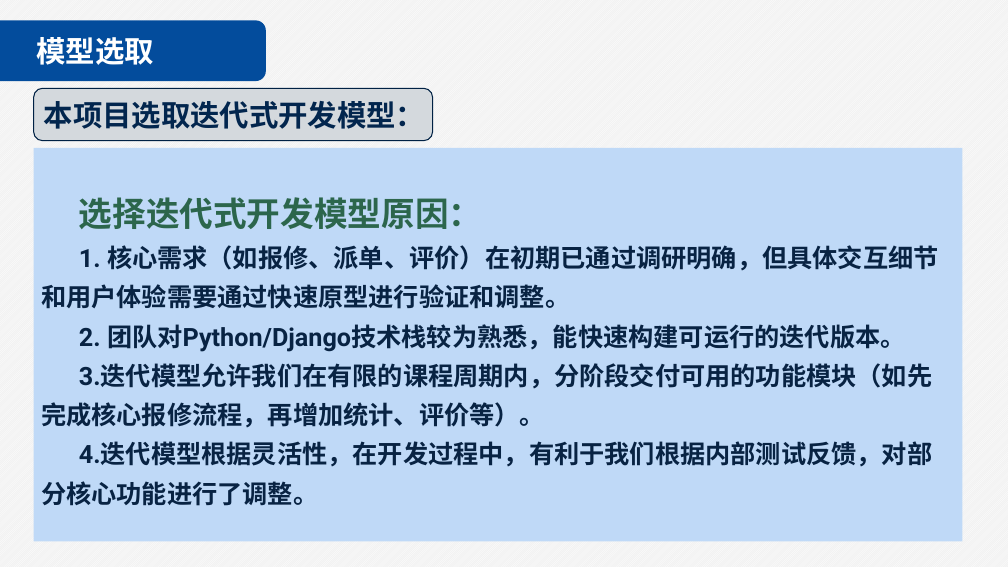
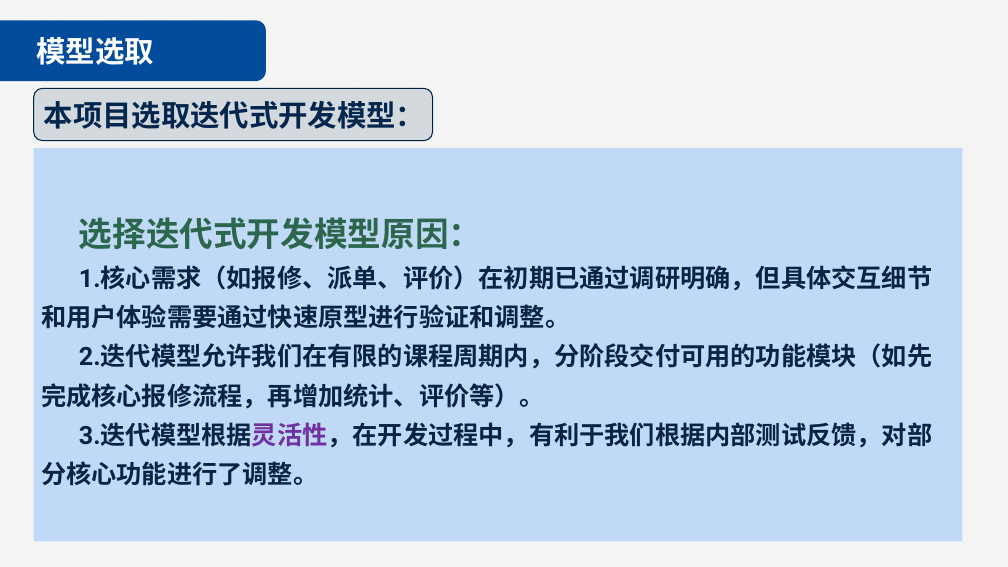
Before and after one commit to sunsun3662/software_engineering, a slide deck: slide 8 of 软件工程第2组汇报.pptx. Drawn at 1008x567 pixels with LibreOffice and Linux fonts; fonts in the diff are those of the drawing; background and template pictures are left out. Boxes give left, top, right and bottom in pixels: in the first picture for what was removed or moved away, otherwise in the second. Text is boxed around its words. In the diff, an @@ line names an element or a change of style, - is before the commit and + after.

```diff
--- a/软件工程第2组汇报.pptx
+++ b/软件工程第2组汇报.pptx
@@ text in rectangle at box(41, 265, 932, 486): text changed @@
-1. 核心需求（如报修、派单、评价）在初期已通过调研明确，但具体交互细节和用户体验需要通过快速原型进行验证和调整。
-2. 团队对Python/Django技术栈较为熟悉，能快速构建可运行的迭代版本。
-3.迭代模型允许我们在有限的课程周期内，分阶段交付可用的功能模块（如先完成核心报修流程，再增加统计、评价等）。
-4.迭代模型根据灵活性，在开发过程中，有利于我们根据内部测试反馈，对部分核心功能进行了调整。
+1.核心需求（如报修、派单、评价）在初期已通过调研明确，但具体交互细节和用户体验需要通过快速原型进行验证和调整。
+2.迭代模型允许我们在有限的课程周期内，分阶段交付可用的功能模块（如先完成核心报修流程，再增加统计、评价等）。
+3.迭代模型根据灵活性，在开发过程中，有利于我们根据内部测试反馈，对部分核心功能进行了调整。
```
Also in this commit, not shown: 6 other slides changed, 2 slides added, 1 other file.
